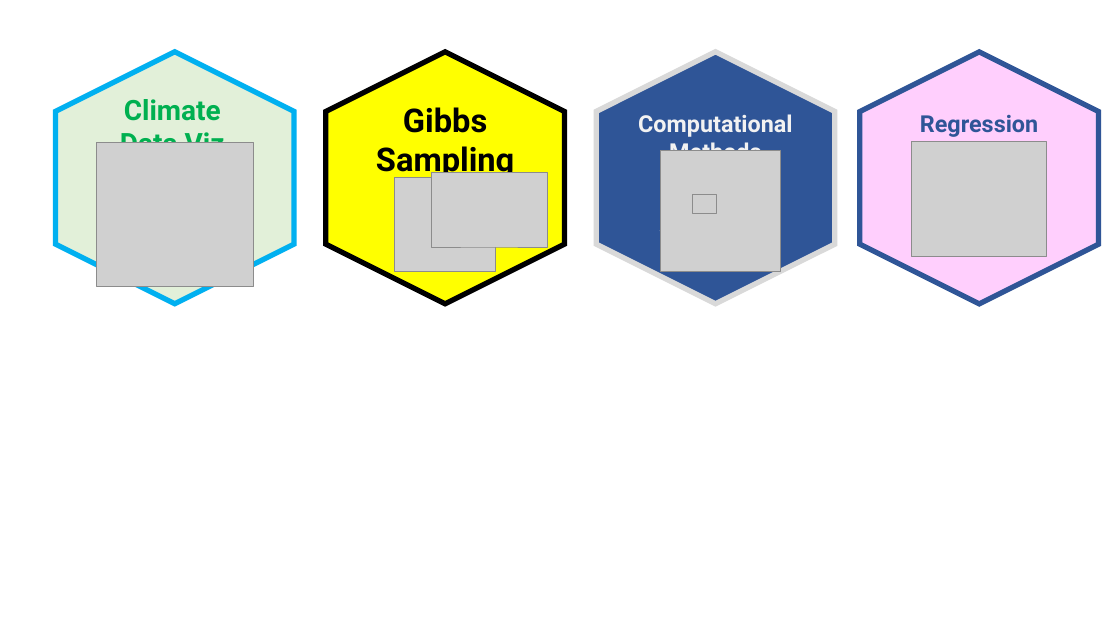
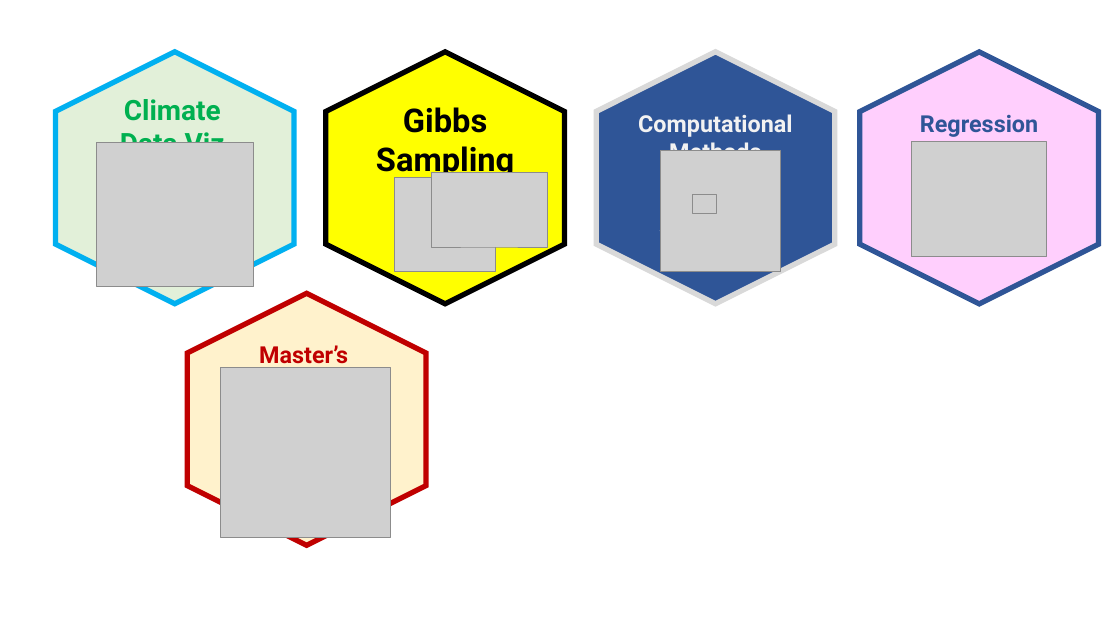
Before and after one commit to coltongearhart/myportfolio, a slide deck: slide 2 of files/images/Content.pptx. Drawn at 1120x630 pixels with LibreOffice and Linux fonts; fonts in the diff are those of the drawing; grey boxes stand for pictures. Boxes give left, top, right and bottom in pixels: in the first picture for what was removed or moved away, otherwise in the second. Text is boxed around its words. In the diff, an @@ line names an element or a change of style, - is before the commit and + after.

Commit message:
Added masters project

```diff
--- a/files/images/Content.pptx
+++ b/files/images/Content.pptx
@@ hexagon added at [187, 293, 426, 545], fill #FFF2CC, outline #C00000 4.5 pt @@
@@ text added at [259, 345, 348, 398], 20 pt, text #C00000, bold @@
+Master’s
+Project
@@ picture added at [221, 367, 391, 537] @@
```
Also in this commit, not shown: 9 other files.
